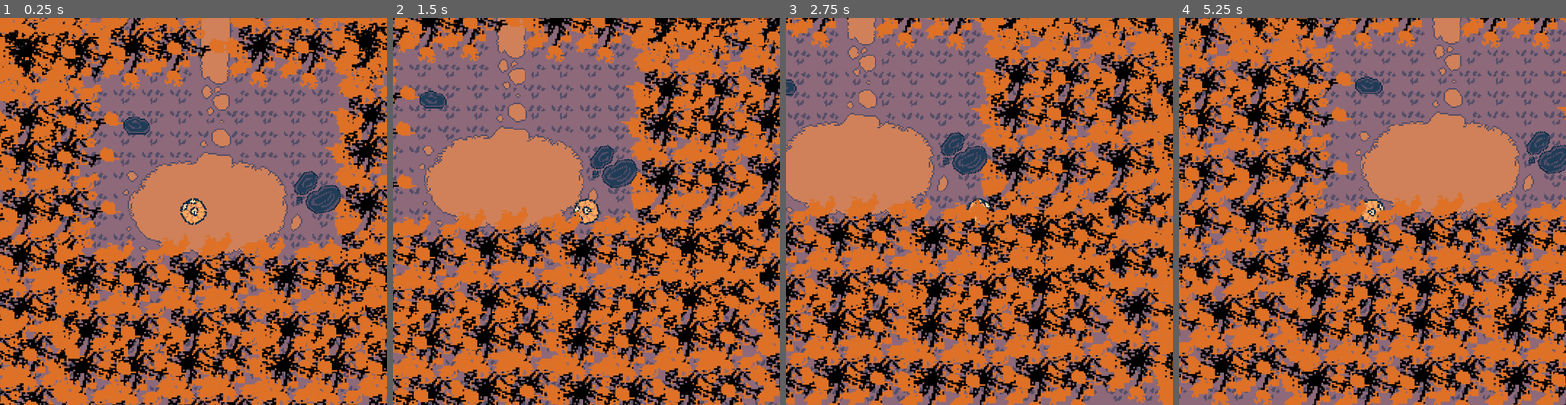
Above: before the commit, frames 1-4 (left to right).
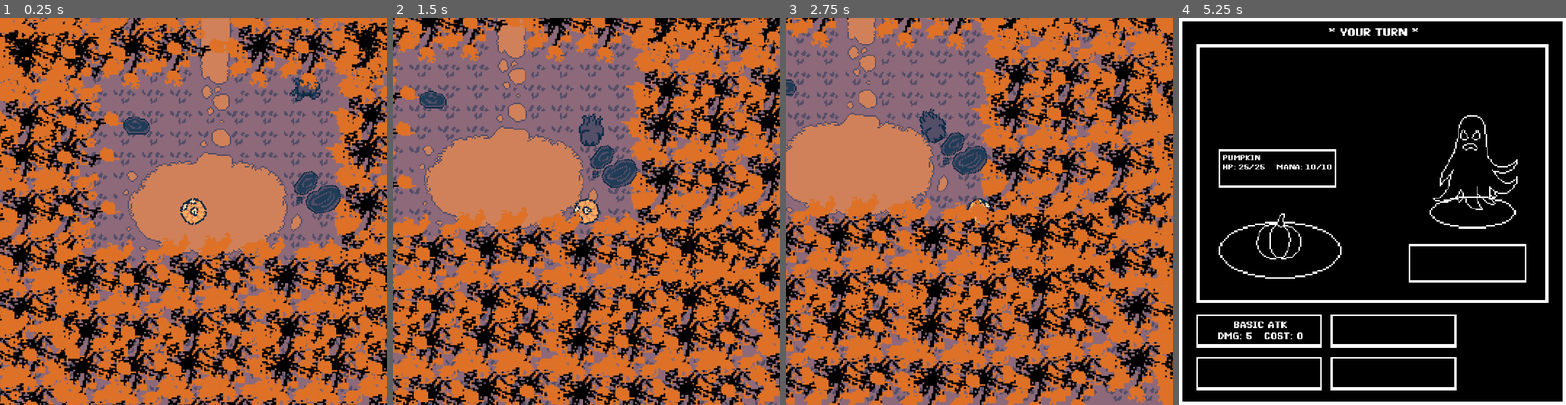
Above: after the commit, the same moments.

Repository: QuoteGenerator/Jame_Gam_Halloween
Game: Godot game, scene res://main.tscn
The game is run twice, just before and just after one commit, with the same random seed, the same clock (stepped at 60 frames per second) and the same inputs.
Inputs (mouse positions are in pixels of both pictures, inside the frame that each line leads up to):
- Up to frame 1 (0.25 s): no input
- Up to frame 2 (1.5 s): tap Enter at 0.5 s; move the mouse to (671, 192) at 0.52 s; hold D 0.53-1.28 s; move the mouse to (509, 230) at 1.27 s; hold S from 1.28 s (still down)
- Up to frame 3 (2.75 s): tap Space at 2 s; move the mouse to (1018, 126) at 2.02 s; release S at 2.03 s; hold D from 2.03 s (still down)
- Up to frame 4 (5.25 s): move the mouse to (1353, 288) at 2.77 s; release D at 2.78 s; hold W 2.78-3.53 s; move the mouse to (1488, 269) at 3.52 s; hold A 3.53-5.03 s; move the mouse to (1256, 153) at 4.27 s; move the mouse to (1391, 211) at 5.02 s; hold S from 5.03 s (still down)

The runs differ from the first frame. In frame 1, 0.2% of the frame differs, in the area x 74-83%, y 15-22%; in frame 2, 0.4%; in frame 3, 0.4%; in frame 4, 87%, in the area x 0-100%, y 0-100%.

Commit message:
combat sprites work

Diff:
--- /dev/null
+++ b/Jame_GAM_HALLOWEN_FIX/jame-gam-halloween/Ghost_Enemy.tscn
@@ -0,0 +1,184 @@
+[gd_scene format=3 uid="uid://ckiiat4ysplny"]
+
+[ext_resource type="Script" uid="uid://bu1k7ynase2c1" path="res://Scripts/enemy.gd" id="1_v38g5"]
+[ext_resource type="Texture2D" uid="uid://cocjkusiyd02h" path="res://Assets/Sprites/Mobs/ghost_idle.png" id="2_v38g5"]
+[ext_resource type="Texture2D" uid="uid://d2tje75po1j5i" path="res://Assets/Sprites/Mobs/ghost_move.png" id="3_v38g5"]
+
+[sub_resource type="CircleShape2D" id="CircleShape2D_dfj8p"]
+
+[sub_resource type="Animation" id="Animation_v7it2"]
+length = 0.001
+tracks/0/type = "value"
+tracks/0/imported = false
+tracks/0/enabled = true
+tracks/0/path = NodePath("idle_animation:visible")
+tracks/0/interp = 1
+tracks/0/loop_wrap = true
+tracks/0/keys = {
+"times": PackedFloat32Array(0),
+"transitions": PackedFloat32Array(1),
+"update": 1,
+"values": [true]
+}
+tracks/1/type = "value"
+tracks/1/imported = false
+tracks/1/enabled = true
+tracks/1/path = NodePath("idle_animation:region_rect")
+tracks/1/interp = 1
+tracks/1/loop_wrap = true
+tracks/1/keys = {
+"times": PackedFloat32Array(0),
+"transitions": PackedFloat32Array(1),
+"update": 0,
+"values": [Rect2(0, 0, 23, 13)]
+}
+tracks/2/type = "value"
+tracks/2/imported = false
+tracks/2/enabled = true
+tracks/2/path = NodePath("move_animation:visible")
+tracks/2/interp = 1
+tracks/2/loop_wrap = true
+tracks/2/keys = {
+"times": PackedFloat32Array(0),
+"transitions": PackedFloat32Array(1),
+"update": 1,
+"values": [false]
+}
+tracks/3/type = "value"
+tracks/3/imported = false
+tracks/3/enabled = true
+tracks/3/path = NodePath("move_animation:region_rect")
+tracks/3/interp = 1
+tracks/3/loop_wrap = true
+tracks/3/keys = {
+"times": PackedFloat32Array(0),
+"transitions": PackedFloat32Array(1),
+"update": 0,
+"values": [Rect2(0, 0, 21, 23)]
+}
+
+[sub_resource type="Animation" id="Animation_s2728"]
+resource_name = "idle_animation"
+length = 0.56666666
+loop_mode = 1
+tracks/0/type = "value"
+tracks/0/imported = false
+tracks/0/enabled = true
+tracks/0/path = NodePath("idle_animation:visible")
+tracks/0/interp = 1
+tracks/0/loop_wrap = true
+tracks/0/keys = {
+"times": PackedFloat32Array(0),
+"transitions": PackedFloat32Array(1),
+"update": 1,
+"values": [true]
+}
+tracks/1/type = "value"
+tracks/1/imported = false
+tracks/1/enabled = true
+tracks/1/path = NodePath("idle_animation:region_rect")
+tracks/1/interp = 0
+tracks/1/loop_wrap = true
+tracks/1/keys = {
+"times": PackedFloat32Array(0, 0.20000002, 0.40000004),
+"transitions": PackedFloat32Array(1, 1, 1),
+"update": 0,
+"values": [Rect2(0, 0, 19, 17), Rect2(19, 0, 19, 17), Rect2(38, 0, 19, 17)]
+}
+tracks/2/type = "value"
+tracks/2/imported = false
+tracks/2/enabled = true
+tracks/2/path = NodePath("move_animation:visible")
+tracks/2/interp = 1
+tracks/2/loop_wrap = true
+tracks/2/keys = {
+"times": PackedFloat32Array(0),
+"transitions": PackedFloat32Array(1),
+"update": 1,
+"values": [false]
+}
+
+[sub_resource type="Animation" id="Animation_upuoj"]
+resource_name = "move_animation"
+length = 0.46666667
+loop_mode = 1
+tracks/0/type = "value"
+tracks/0/imported = false
+tracks/0/enabled = true
+tracks/0/path = NodePath("idle_animation:visible")
+tracks/0/interp = 1
+tracks/0/loop_wrap = true
+tracks/0/keys = {
+"times": PackedFloat32Array(0),
+"transitions": PackedFloat32Array(1),
+"update": 1,
+"values": [false]
+}
+tracks/1/type = "value"
+tracks/1/imported = false
+tracks/1/enabled = true
+tracks/1/path = NodePath("move_animation:visible")
+tracks/1/interp = 1
+tracks/1/loop_wrap = true
+tracks/1/keys = {
+"times": PackedFloat32Array(0),
+"transitions": PackedFloat32Array(1),
+"update": 1,
+"values": [true]
+}
+tracks/2/type = "value"
+tracks/2/imported = false
+tracks/2/enabled = true
+tracks/2/path = NodePath("move_animation:region_rect")
+tracks/2/interp = 0
+tracks/2/loop_wrap = true
+tracks/2/keys = {
+"times": PackedFloat32Array(0, 0.20000002, 0.33333334),
+"transitions": PackedFloat32Array(1, 1, 1),
+"update": 0,
+"values": [Rect2(0, 0, 16, 21), Rect2(16, 0, 16, 21), Rect2(32, 0, 16, 21)]
+}
+
+[sub_resource type="AnimationLibrary" id="AnimationLibrary_s2728"]
+_data = {
+&"RESET": SubResource("Animation_v7it2"),
+&"idle_animation": SubResource("Animation_s2728"),
+&"move_animation": SubResource("Animation_upuoj")
+}
+
+[sub_resource type="CapsuleShape2D" id="CapsuleShape2D_s2728"]
+radius = 9.303965
+height = 32.70925
+
+[node name="GhostEnemy" type="CharacterBody2D" unique_id=845605063]
+rotation = 1.5707964
+scale = Vector2(1.4, 1.4)
+script = ExtResource("1_v38g5")
+
+[node name="CollisionShape2D" type="CollisionShape2D" parent="." unique_id=569457113]
+shape = SubResource("CircleShape2D_dfj8p")
+
+[node name="idle_animation" type="Sprite2D" parent="." unique_id=305303267]
+rotation = 1.5707964
+texture = ExtResource("2_v38g5")
+region_enabled = true
+region_rect = Rect2(0, 0, 23, 13)
+
+[node name="move_animation" type="Sprite2D" parent="." unique_id=411505652]
+visible = false
+rotation = 1.5707964
+texture = ExtResource("3_v38g5")
+region_enabled = true
+region_rect = Rect2(0, 0, 21, 23)
+
+[node name="AnimationPlayer" type="AnimationPlayer" parent="." unique_id=810163875]
+libraries/ = SubResource("AnimationLibrary_s2728")
+
+[node name="DetectionArea" type="Area2D" parent="." unique_id=1730715704]
+rotation = 1.5707964
+scale = Vector2(1.2000014, 1.4000027)
+
+[node name="CollisionShape2D" type="CollisionShape2D" parent="DetectionArea" unique_id=385759316]
+position = Vector2(0, -27)
+scale = Vector2(2.27, 2.27)
+shape = SubResource("CapsuleShape2D_s2728")
--- a/Jame_GAM_HALLOWEN_FIX/jame-gam-halloween/Scripts/combat_ui.gd
+++ b/Jame_GAM_HALLOWEN_FIX/jame-gam-halloween/Scripts/combat_ui.gd
@@ -2,7 +2,7 @@
 
 
 var current_enemy: CharacterBody2D
-
+@onready var animationPlayer: AnimationPlayer = $Panel/tbc_AnimationEnemy
 
 func _ready() -> void:
 	visible = false
@@ -14,3 +14,17 @@
 	visible = true
 
 	get_tree().paused = true
+
+	if(enemy.name == "SkeletonEnemy"):
+		SkeletonEnemyBattle()
+
+	if(enemy.name == "GhostEnemy"):
+		GhostEnemyBattle()
+
+
+func SkeletonEnemyBattle():
+	animationPlayer.play("tbc_skeleton_idle_animation")
+
+
+func GhostEnemyBattle():
+	animationPlayer.play("tbc_ghost_idle_animation")
--- a/Jame_GAM_HALLOWEN_FIX/jame-gam-halloween/Skeleton_Enemy.tscn
+++ b/Jame_GAM_HALLOWEN_FIX/jame-gam-halloween/Skeleton_Enemy.tscn
@@ -1,6 +1,6 @@
 [gd_scene format=3 uid="uid://dejoqp57xlvc"]
 
-[ext_resource type="Script" uid="uid://bu1k7ynase2c1" path="res://Scripts/skeleton_enemy.gd" id="1_s2728"]
+[ext_resource type="Script" uid="uid://bu1k7ynase2c1" path="res://Scripts/enemy.gd" id="1_s2728"]
 [ext_resource type="Texture2D" uid="uid://dqa42p8dcxo28" path="res://Assets/Sprites/Mobs/skelet_idle.png" id="1_snqbw"]
 [ext_resource type="Texture2D" uid="uid://doa84el4rwgb6" path="res://Assets/Sprites/Mobs/skelet_move.png" id="2_upuoj"]
 
--- a/Jame_GAM_HALLOWEN_FIX/jame-gam-halloween/combat_ui.tscn
+++ b/Jame_GAM_HALLOWEN_FIX/jame-gam-halloween/combat_ui.tscn
@@ -4,6 +4,7 @@
 [ext_resource type="Texture2D" uid="uid://0j60qhns4ofa" path="res://Assets/Sprites/tbc_sprites/tbc_template.png" id="2_j56r1"]
 [ext_resource type="Texture2D" uid="uid://ch4h8v1wvyfys" path="res://Assets/Sprites/tbc_sprites/tbc_skele_idle.png" id="3_rltsl"]
 [ext_resource type="Texture2D" uid="uid://drfy7woj0dxja" path="res://Assets/Sprites/tbc_sprites/tbc_pumpkin_idle.png" id="4_j56r1"]
+[ext_resource type="Texture2D" uid="uid://3p516f8hyijh" path="res://Assets/Sprites/tbc_sprites/tbc_ghost_idle.png" id="4_rltsl"]
 [ext_resource type="Texture2D" uid="uid://bff4kwnc84o5r" path="res://Assets/Sprites/Buttons/spell_btn.png" id="4_ucios"]
 [ext_resource type="Texture2D" uid="uid://fbyannyqvm5f" path="res://Assets/Sprites/Buttons/spell_hover.png" id="5_6coxg"]
 [ext_resource type="Script" uid="uid://cm3jn8nc0g3y8" path="res://Scripts/basicAtk_btn.gd" id="6_tnwwt"]
@@ -23,6 +24,59 @@
 "update": 0,
 "values": [Rect2(0, 0, 38, 39)]
 }
+tracks/1/type = "value"
+tracks/1/imported = false
+tracks/1/enabled = true
+tracks/1/path = NodePath("tbc_ghost_idle_animation:region_rect")
+tracks/1/interp = 1
+tracks/1/loop_wrap = true
+tracks/1/keys = {
+"times": PackedFloat32Array(0),
+"transitions": PackedFloat32Array(1),
+"update": 0,
+"values": [Rect2(69, 0, 69, 80)]
+}
+tracks/2/type = "value"
+tracks/2/imported = false
+tracks/2/enabled = false
+tracks/2/path = NodePath("tbc_skeleton_idle_animation:visible")
+tracks/2/interp = 1
+tracks/2/loop_wrap = true
+tracks/2/keys = {
+"times": PackedFloat32Array(0),
+"transitions": PackedFloat32Array(1),
+"update": 1,
+"values": [true]
+}
+
+[sub_resource type="Animation" id="Animation_ucios"]
+resource_name = "tbc_ghost_idle_animation"
+length = 0.46666667
+loop_mode = 1
+tracks/0/type = "value"
+tracks/0/imported = false
+tracks/0/enabled = true
+tracks/0/path = NodePath("tbc_ghost_idle_animation:region_rect")
+tracks/0/interp = 0
+tracks/0/loop_wrap = true
+tracks/0/keys = {
+"times": PackedFloat32Array(0, 0.23333335),
+"transitions": PackedFloat32Array(1, 1),
+"update": 0,
+"values": [Rect2(0, 0, 69, 80), Rect2(69, 0, 69, 80)]
+}
+tracks/1/type = "value"
+tracks/1/imported = false
+tracks/1/enabled = true
+tracks/1/path = NodePath("tbc_ghost_idle_animation:visible")
+tracks/1/interp = 1
+tracks/1/loop_wrap = true
+tracks/1/keys = {
+"times": PackedFloat32Array(0),
+"transitions": PackedFloat32Array(1),
+"update": 1,
+"values": [true]
+}
 
 [sub_resource type="Animation" id="Animation_j56r1"]
 resource_name = "tbc_player_idle_animation"
@@ -48,31 +102,32 @@
 tracks/0/type = "value"
 tracks/0/imported = false
 tracks/0/enabled = true
-tracks/0/path = NodePath("tbc_skeleton_idle_animation:visible")
-tracks/0/interp = 1
-tracks/0/loop_wrap = true
-tracks/0/keys = {
-"times": PackedFloat32Array(0),
-"transitions": PackedFloat32Array(1),
-"update": 1,
-"values": [true]
+tracks/0/path = NodePath("tbc_skeleton_idle_animation:region_rect")
+tracks/0/interp = 0
+tracks/0/loop_wrap = true
+tracks/0/keys = {
+"times": PackedFloat32Array(0, 0.23333333),
+"transitions": PackedFloat32Array(1, 1),
+"update": 0,
+"values": [Rect2(0, 0, 38, 97), Rect2(38, 0, 38, 97)]
 }
 tracks/1/type = "value"
 tracks/1/imported = false
 tracks/1/enabled = true
-tracks/1/path = NodePath("tbc_skeleton_idle_animation:region_rect")
-tracks/1/interp = 0
+tracks/1/path = NodePath("tbc_skeleton_idle_animation:visible")
+tracks/1/interp = 1
 tracks/1/loop_wrap = true
 tracks/1/keys = {
-"times": PackedFloat32Array(0, 0.23333333),
-"transitions": PackedFloat32Array(1, 1),
-"update": 0,
-"values": [Rect2(0, 0, 38, 97), Rect2(38, 0, 38, 97)]
+"times": PackedFloat32Array(0),
+"transitions": PackedFloat32Array(1),
+"update": 1,
+"values": [true]
 }
 
 [sub_resource type="AnimationLibrary" id="AnimationLibrary_20pc6"]
 _data = {
 &"RESET": SubResource("Animation_rltsl"),
+&"tbc_ghost_idle_animation": SubResource("Animation_ucios"),
 &"tbc_player_idle_animation": SubResource("Animation_j56r1"),
 &"tbc_skeleton_idle_animation": SubResource("Animation_wkp8b")
 }
@@ -102,18 +157,26 @@
 
 [node name="tbc_AnimationEnemy" type="AnimationPlayer" parent="Panel" unique_id=1847786269]
 libraries/ = SubResource("AnimationLibrary_20pc6")
-autoplay = &"tbc_skeleton_idle_animation"
 
 [node name="tbc_AnimationPlayer" type="AnimationPlayer" parent="Panel" unique_id=142804499]
 libraries/ = SubResource("AnimationLibrary_20pc6")
 autoplay = &"tbc_player_idle_animation"
 
 [node name="tbc_skeleton_idle_animation" type="Sprite2D" parent="Panel" unique_id=1358327532]
+visible = false
 position = Vector2(917, 443)
 scale = Vector2(3.9210527, 3.9210527)
 texture = ExtResource("3_rltsl")
 region_enabled = true
 region_rect = Rect2(0, 0, 38, 97)
+
+[node name="tbc_ghost_idle_animation" type="Sprite2D" parent="Panel" unique_id=1254414777]
+visible = false
+position = Vector2(917, 443)
+scale = Vector2(3.9210527, 3.9210527)
+texture = ExtResource("4_rltsl")
+region_enabled = true
+region_rect = Rect2(69, 0, 69, 80)
 
 [node name="tbc_player_idle_animation" type="Sprite2D" parent="Panel" unique_id=670622372]
 position = Vector2(309, 676)
--- a/Jame_GAM_HALLOWEN_FIX/jame-gam-halloween/main.tscn
+++ b/Jame_GAM_HALLOWEN_FIX/jame-gam-halloween/main.tscn
@@ -10,6 +10,7 @@
 [ext_resource type="Texture2D" uid="uid://o7mfhydtvir8" path="res://Assets/Sprites/Areas/path.png" id="5_2cqfq"]
 [ext_resource type="Texture2D" uid="uid://c15yddiojjd6k" path="res://Assets/Sprites/Objects/rock1.png" id="5_3dxm6"]
 [ext_resource type="PackedScene" uid="uid://cvh34udiaksh4" path="res://combat_ui.tscn" id="10_4c57u"]
+[ext_resource type="PackedScene" uid="uid://ckiiat4ysplny" path="res://Ghost_Enemy.tscn" id="11_efxa6"]
 
 [sub_resource type="CapsuleShape2D" id="CapsuleShape2D_lgr22"]
 radius = 8.0
@@ -1220,3 +1221,7 @@
 position = Vector2(3.9999924, -299)
 
 [node name="CombatUI" parent="." unique_id=111705774 instance=ExtResource("10_4c57u")]
+visible = false
+
+[node name="GhostEnemy" parent="." unique_id=706758163 instance=ExtResource("11_efxa6")]
+position = Vector2(71, -56)
Renamed: Jame_GAM_HALLOWEN_FIX/jame-gam-halloween/Scripts/skeleton_enemy.gd -> Jame_GAM_HALLOWEN_FIX/jame-gam-halloween/Scripts/enemy.gd
Renamed: Jame_GAM_HALLOWEN_FIX/jame-gam-halloween/Scripts/skeleton_enemy.gd.uid -> Jame_GAM_HALLOWEN_FIX/jame-gam-halloween/Scripts/enemy.gd.uid
